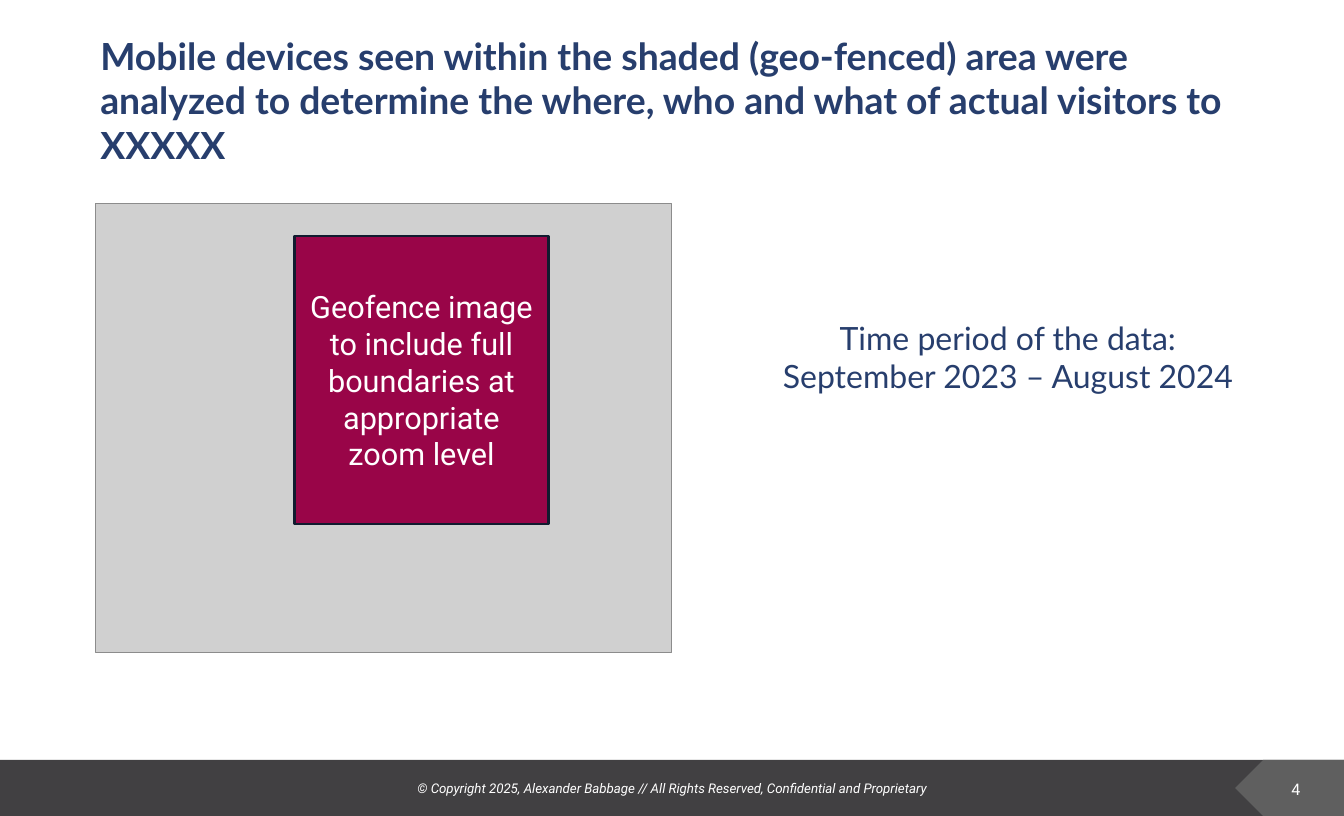
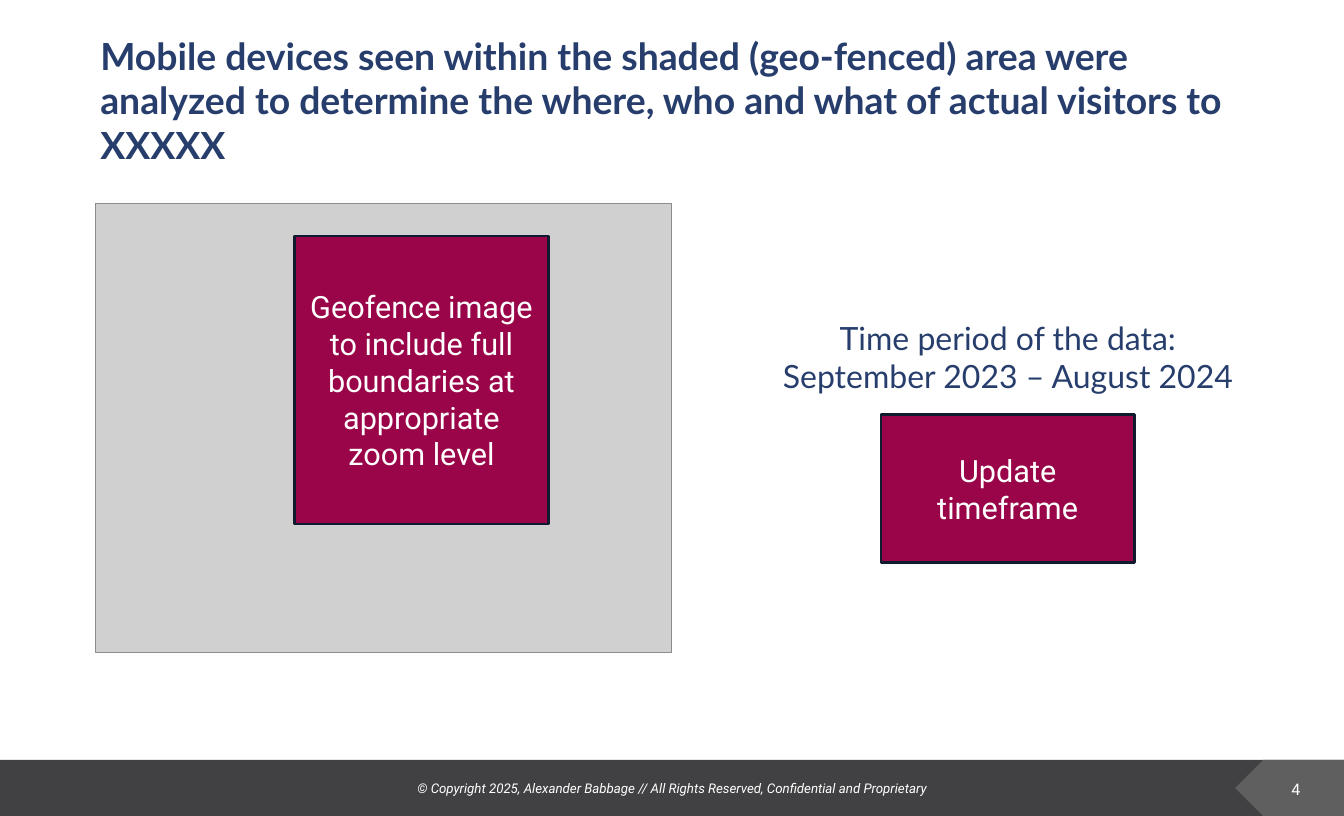
Before and after one commit to deeemdeeem/tt-report-automation, a slide deck: slide 4 of TT_report.pptx. Drawn at 1344x816 pixels with LibreOffice and Linux fonts; fonts in the diff are those of the drawing; grey boxes stand for pictures; background and template pictures are left out. Boxes give left, top, right and bottom in pixels: in the first picture for what was removed or moved away, otherwise in the second. Text is boxed around its words. In the diff, an @@ line names an element or a change of style, - is before the commit and + after.

```diff
--- a/TT_report.pptx
+++ b/TT_report.pptx
@@ rectangle added at (881,415,1135,563), fill #990548, outline #111B30 2 pt, 23 pt, text #FFFFFF @@
+Update timeframe
```
Also in this commit, not shown: 6 other slides changed, 5 other files.
